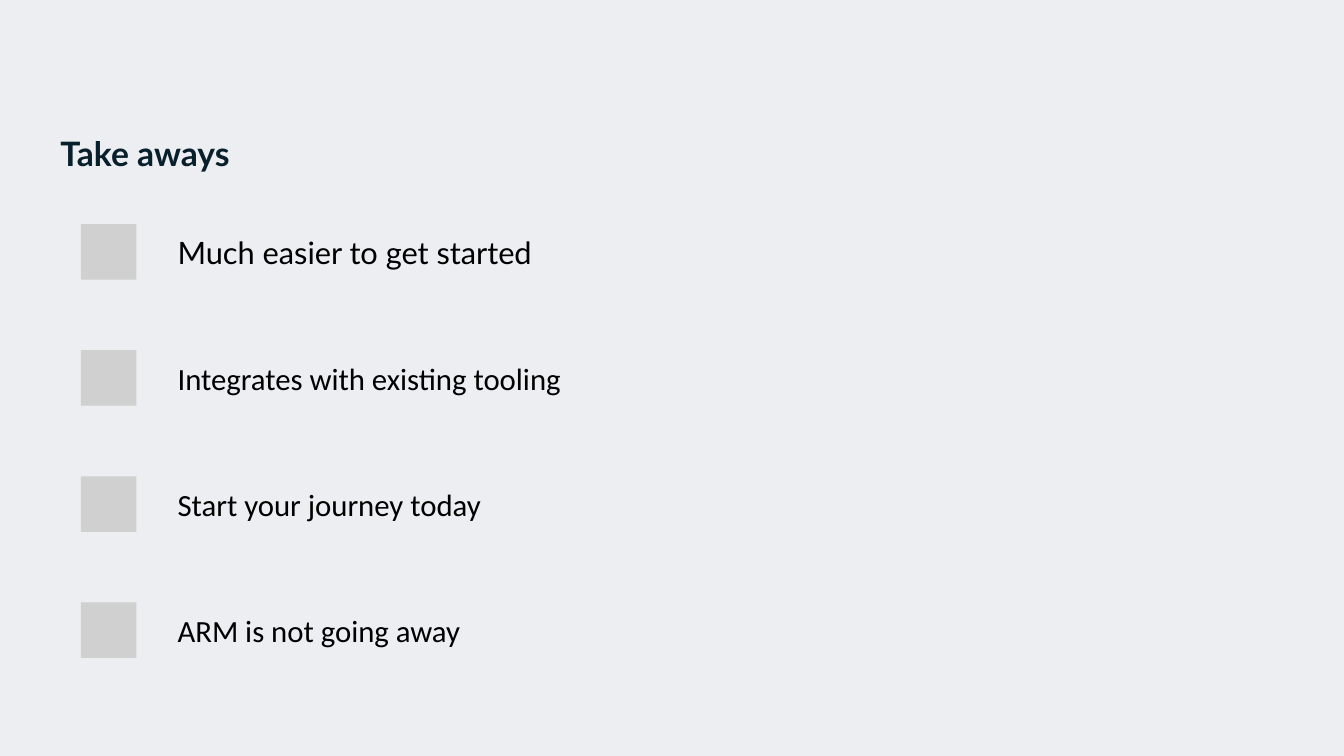
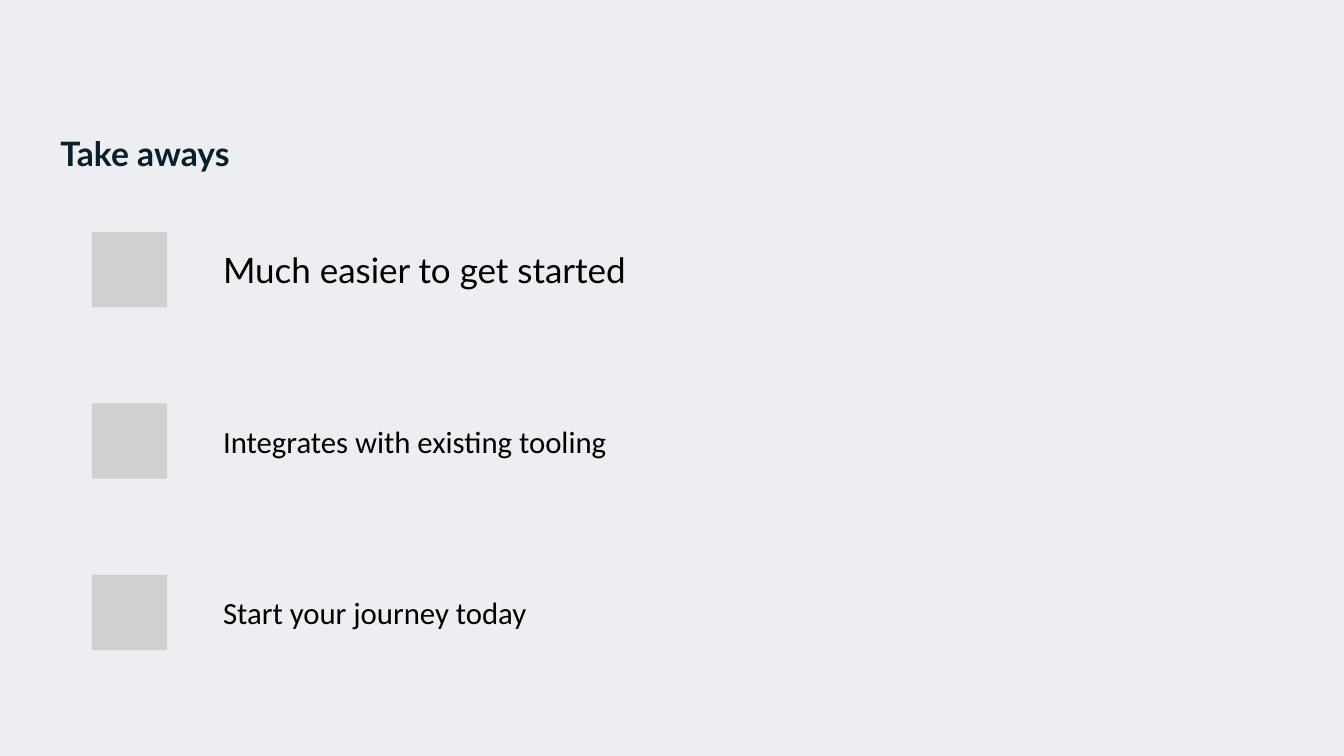
Before and after one commit to EldertGrootenboer/Empower-your-Azure-IaC-with-Bicep, a slide deck: slide 13 of Empower your Azure IaC with Bicep!.pptx. Drawn at 1344x756 pixels with LibreOffice and Linux fonts; fonts in the diff are those of the drawing; grey boxes stand for pictures; background and template pictures are left out. Boxes give left, top, right and bottom in pixels: in the first picture for what was removed or moved away, otherwise in the second. Text is boxed around its words. In the diff, an @@ line names an element or a change of style, - is before the commit and + after.

```diff
--- a/Empower your Azure IaC with Bicep!.pptx
+++ b/Empower your Azure IaC with Bicep!.pptx
@@ text "Much easier to get started": place and size @@
-text "Much easier to get started" at [178,241,532,270]
+text "Much easier to get started" at [223,257,625,290]
@@ text "Much easier to get started" at [223,257,625,290]: size 22 to 25 pt; more space between paragraphs @@
@@ picture removed at [81,224,136,279] @@
@@ picture added at [92,232,167,308] @@
@@ text "Integrates with existing tooling": place and size @@
-text "Integrates with existing tooling" at [178,368,561,396]
+text "Integrates with existing tooling" at [223,431,606,459]
@@ picture: place and size @@
-picture at [81,350,136,405]
+picture at [92,403,167,479]
@@ text "Start your journey today": place and size @@
-text "Start your journey today" at [178,494,480,522]
+text "Start your journey today" at [223,602,526,630]
@@ picture: place and size @@
-picture at [81,477,136,532]
+picture at [92,575,167,650]
@@ picture removed at [81,603,136,658] @@
@@ text removed at [178,621,460,648] @@
-ARM is not going away
```
Also in this commit, not shown: 3 other slides changed, 3 other files.
